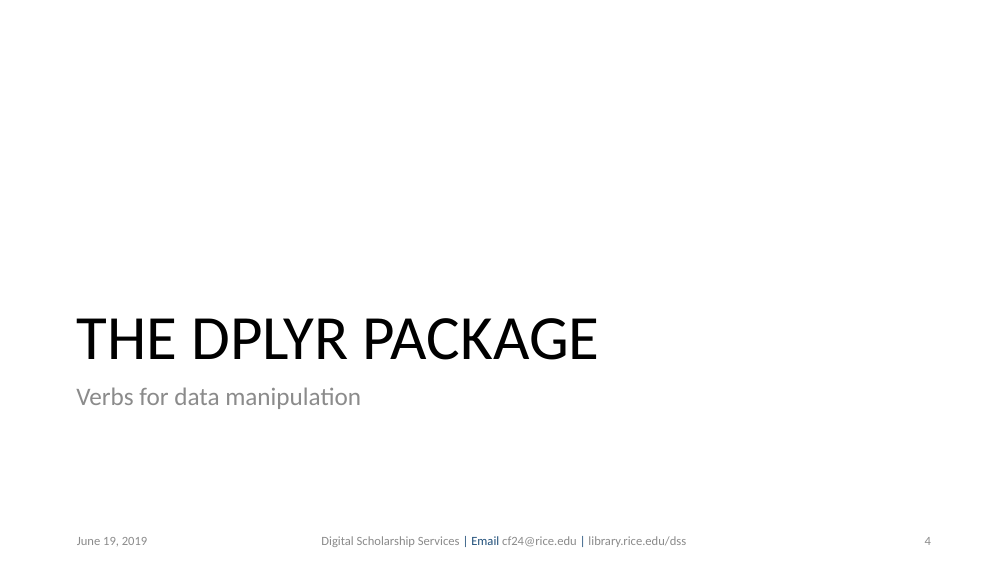
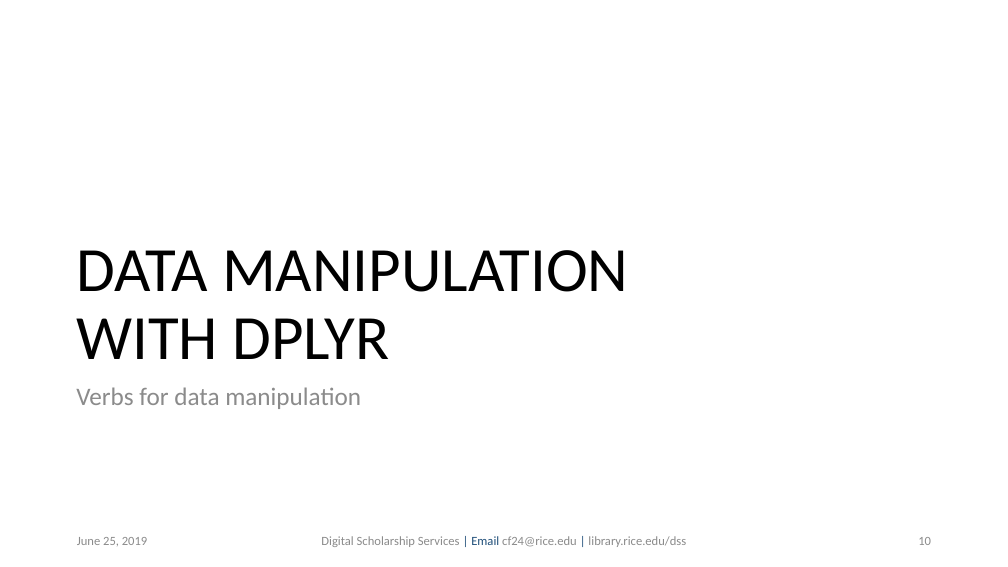
Before and after one commit to bakitybacon/rice-data-and-donuts, a slide deck: slide 10 of Rviz/R Visualization and Data Manipulation.pptx (slide 4 before the commit). Drawn at 1008x567 pixels with LibreOffice and Linux fonts; fonts in the diff are those of the drawing; background and template pictures are left out. Boxes give left, top, right and bottom in pixels: in the first picture for what was removed or moved away, otherwise in the second. Text is boxed around its words. In the diff, an @@ line names an element or a change of style, - is before the commit and + after.

Commit message:
using more packages for visualization

```diff
--- a/Rviz/R Visualization and Data Manipulation.pptx
+++ b/Rviz/R Visualization and Data Manipulation.pptx
@@ title at <box>76,250,628,359</box>: text changed @@
-THE DPLYR PACKAGE
+DATA MANIPULATION
+WITH DPLYR
@@ text at <box>77,537,148,546</box>: text changed @@
-June 19, 2019
+June 25, 2019
@@ page number at <box>918,537,931,545</box>: text changed @@
-4
+10
```
Also in this commit, not shown: 6 other slides changed, 6 slides added, 1 other file.
